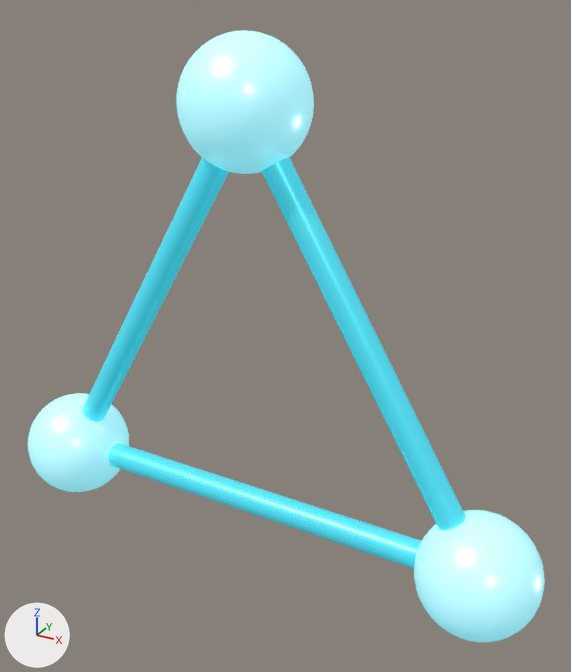
The glTF model public/models/mark.glb as it was, and as the next commit left it.
One viewpoint serves both versions: a 50 mm lens placed at (0.94, -1.528, 0.911), pointed at (0.083, 0.031, 0.131). The axes (+X, +Y, +Z) are drawn at lower left. The lights are the same throughout. The first picture is the older version. Where no turn or scale is listed for an object, it has been applied to the vertices.

In view in the first picture: 'edge-0', 'edge-1', 'edge-2', 'node-0', 'node-1', 'node-2'.
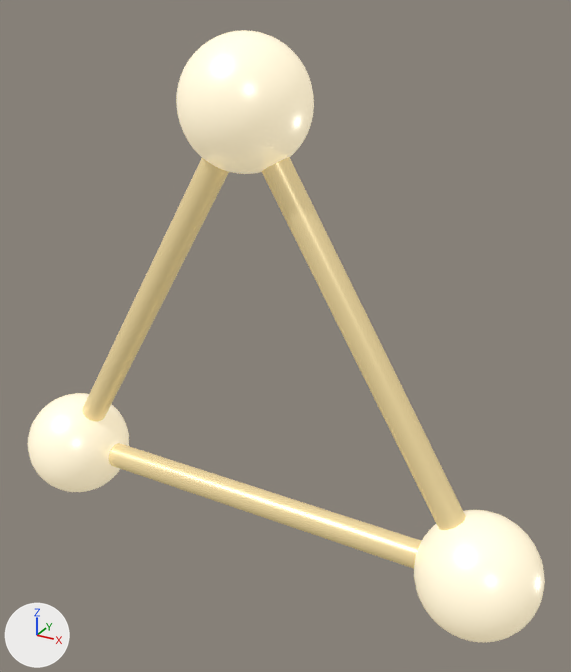
Where the change shows, as pixel boxes (x1, y1, x2, y2) in the pictures (571 x 672 px):
'node-1', recoloured
    both: (176, 30, 314, 174)
'node-2', recoloured
    both: (414, 510, 545, 642)
'edge-1', recoloured (cyan to beige)
    both: (262, 157, 466, 530)
'edge-2', recoloured (cyan to beige)
    both: (109, 443, 421, 569)
'edge-0', recoloured (cyan to beige)
    both: (82, 158, 229, 421)
'node-0', recoloured
    both: (28, 393, 129, 492)

The change in detail:
In material 'node' (mat_node), emission_color goes from (0.136, 0.807, 0.947) (cyan #67e8f9) to (0.807, 0.665, 0.381) (beige #e8d5a6).
Material 'edge' (mat_edge) changes colour from cyan #67e8f9 to beige #e8d5a6; in linear values from (0.136, 0.807, 0.947) to (0.807, 0.665, 0.381).
In material 'edge' (mat_edge), emission_color goes from (0.016, 0.651, 0.855) (cyan #22d3ee) to (0.694, 0.521, 0.205) (yellow #d9bf7d).
